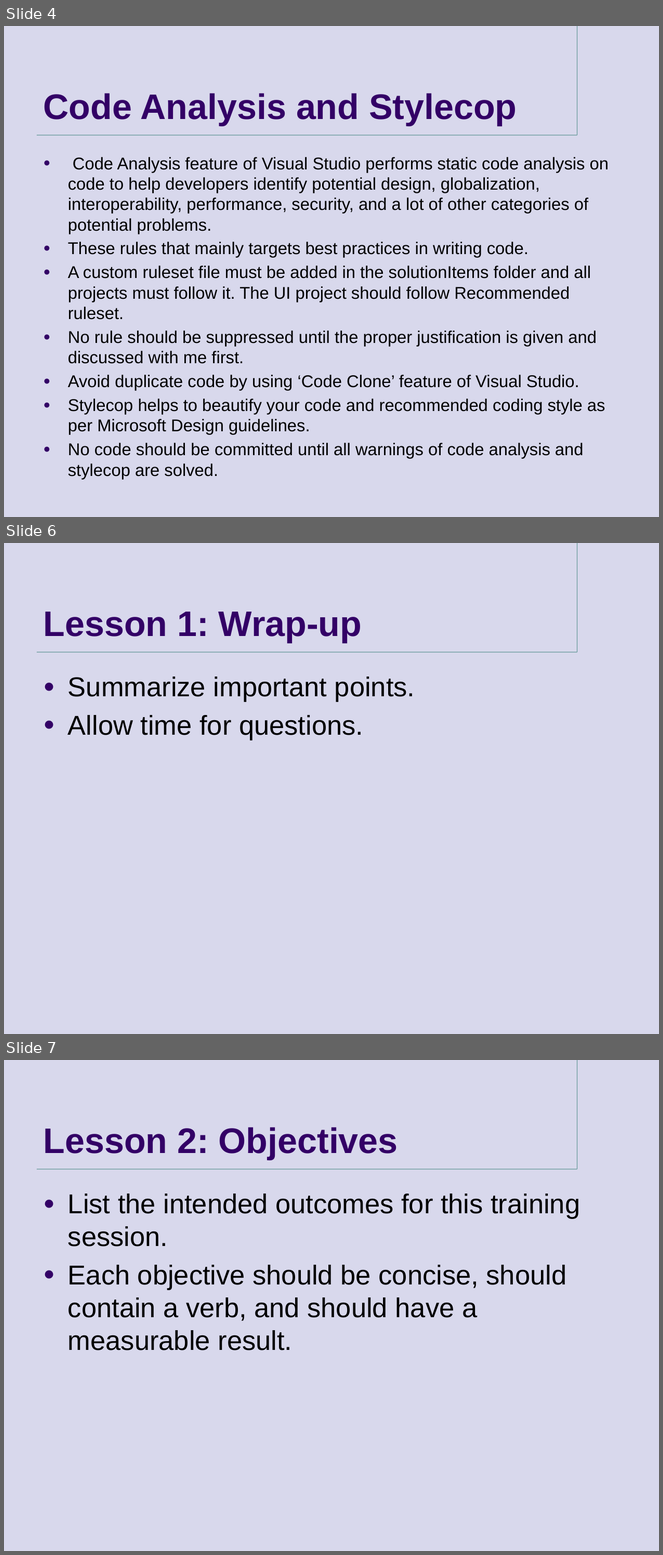
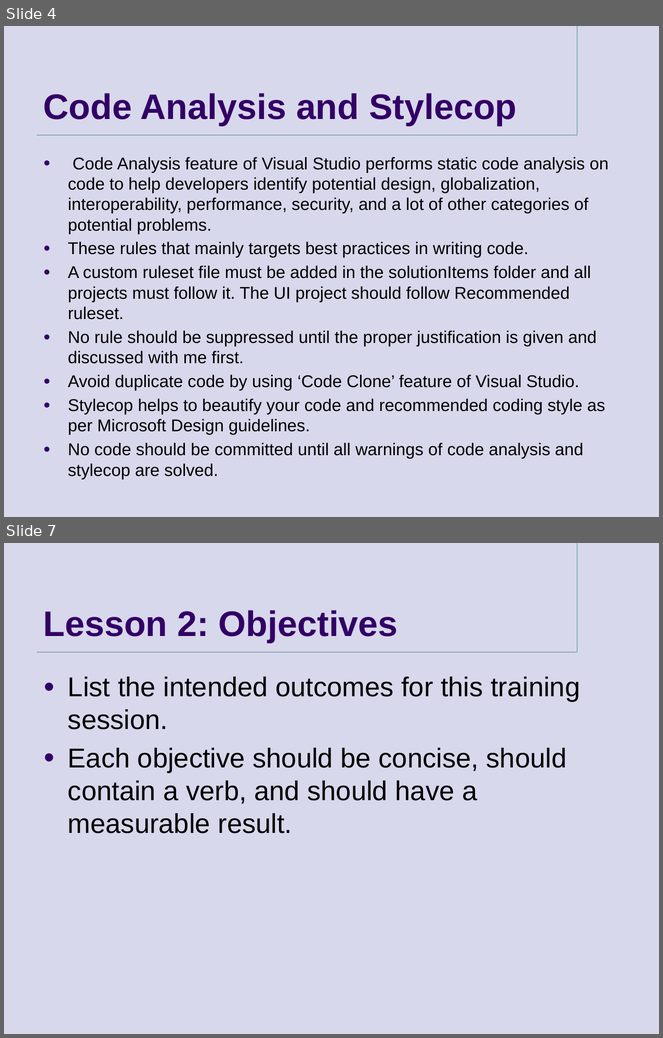
Before and after one commit to goldytech/QTec-II, a slide deck: QTec/Presentation.pptx. Shown one above the other, each under a label of ours: slides 4, 6 and 7 before the commit, slides 4 and 7 after it; the slides between them are not shown. The pictures are 663x1555 and 663x1038 pixels, drawn with LibreOffice and Linux fonts; fonts in the diff are those of the drawing; background and template pictures are left out. Boxes give left, top, right and bottom in pixels: in the first picture for what was removed or moved away, otherwise in the second. Text is boxed around its words. In the diff, an @@ line names an element or a change of style, - is before the commit and + after.

```diff
--- a/QTec/Presentation.pptx
+++ b/QTec/Presentation.pptx
@@ slide 6 removed at [4, 543, 659, 1034], background #D8D8EC; not listed: 2 template elements that a slide beside it also shows @@
@@ title removed at [44, 612, 362, 643] @@
-Lesson 1: Wrap-up
@@ text removed at [68, 677, 415, 741] @@
-● Summarize important points.
-● Allow time for questions.
```
Also in this commit, not shown: 1 slide changed, 2 slides added, 1 other slide removed, 7 other files.
